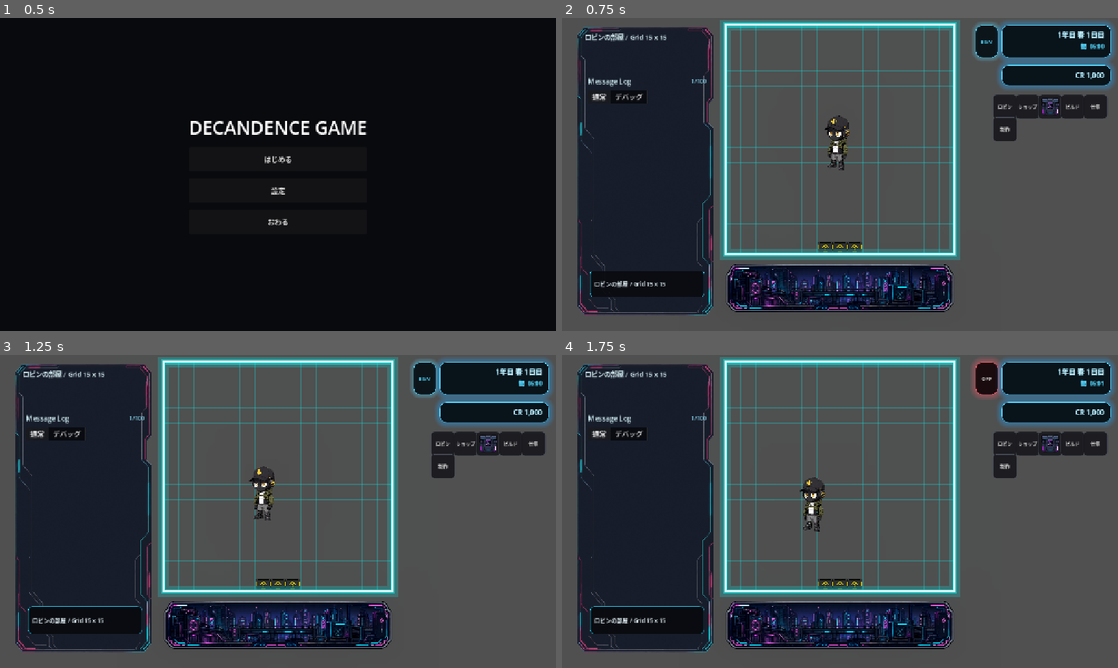
Above: before the commit, frames 1-4 (two rows, left to right).
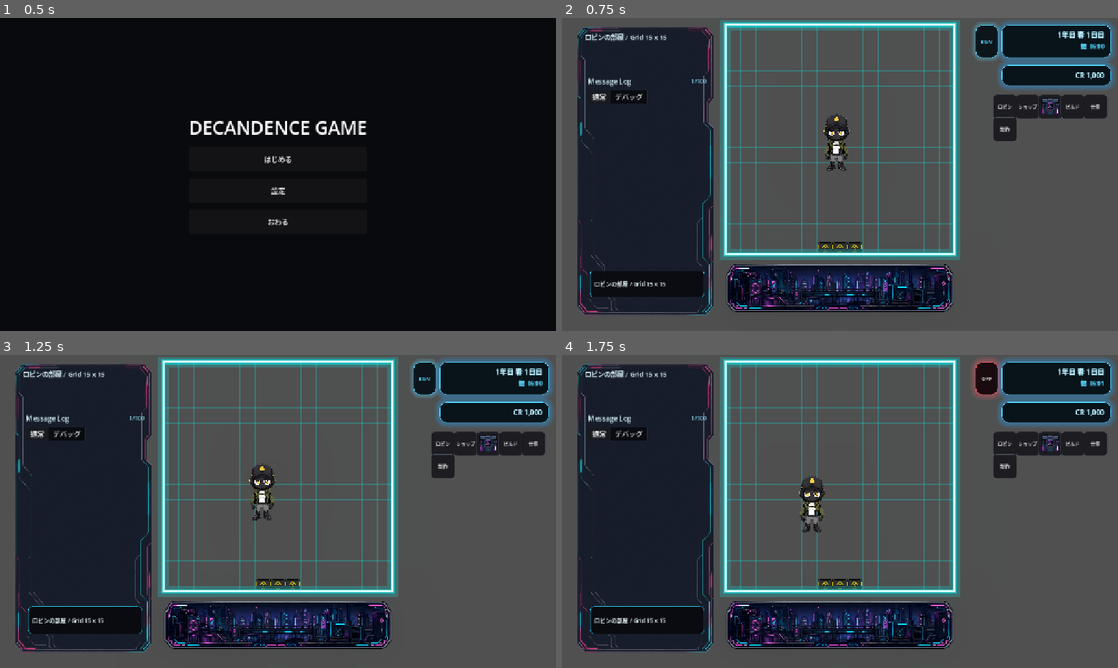
Above: after the commit, the same moments.

Repository: grimoire1089-coder/optimistic
Game: Godot game, scene res://Scenes/Boot/TitleScene.tscn
The game is run twice, just before and just after one commit, with the same random seed, the same clock (stepped at 60 frames per second) and the same inputs. Sound files missing from this copy of the repository are replaced by a short silence.
Inputs:
- Up to frame 1 (0.5 s): no input
- Up to frame 2 (0.75 s): click "はじめる" at 0.5 s
- Up to frame 3 (1.25 s): no input
- Up to frame 4 (1.75 s): click "BGM" at 1.25 s

Frame 1 is identical in both runs. In frame 2, 0.3% of the frame differs, in the area x 47-52%, y 30-49%; in frame 3, 0.4%, in the area x 44-50%, y 34-53%; in frame 4, 0.4%.
Error after the commit: Attempt to call function 'setup' in base 'null instance' on a null instance. (res://Scripts/Characters/Robin/RobinWanderActor.gd:45)

Commit message:
Route craft behavior through Robin actor

Diff:
--- a/Scripts/Characters/Robin/RobinWanderActor.gd
+++ b/Scripts/Characters/Robin/RobinWanderActor.gd
@@ -28,6 +28,7 @@
 @onready var wander_module: RobinRandomWanderModule = $RobinRandomWanderModule
 @onready var sleep_behavior_module: AICharacterSleepBehaviorModule = $AICharacterSleepBehaviorModule
 @onready var hydrate_behavior_module: AICharacterHydrateBehaviorModule = $AICharacterHydrateBehaviorModule
+@onready var craft_behavior_module: AICharacterCraftBehaviorModule = $AICharacterCraftBehaviorModule
 @onready var entrance_travel_behavior_module: AICharacterEntranceTravelBehaviorModule = $AICharacterEntranceTravelBehaviorModule
 @onready var action_progress_bar_module: AICharacterActionProgressBarModule = $AICharacterActionProgressBarModule
 @onready var action_item_display_module: AICharacterActionItemDisplayModule = $AICharacterActionItemDisplayModule
@@ -41,6 +42,7 @@
 	wander_module.setup(self)
 	sleep_behavior_module.setup(self)
 	hydrate_behavior_module.setup(self)
+	craft_behavior_module.setup(self)
 	entrance_travel_behavior_module.setup(self)
 	_connect_entrance_travel_signal()
 	action_progress_bar_module.setup(self)
@@ -70,6 +72,16 @@
 				velocity = Vector2.ZERO
 			walk_animator.update_animation(velocity, facing_direction, delta)
 			return
+	if craft_behavior_module != null:
+		var craft_velocity := craft_behavior_module.get_velocity(delta)
+		if craft_behavior_module.is_active():
+			velocity = craft_velocity
+			facing_direction = craft_behavior_module.get_facing_direction()
+			move_and_slide()
+			if wander_module.clamp_body_to_movement_area():
+				velocity = Vector2.ZERO
+			walk_animator.update_animation(velocity, facing_direction, delta)
+			return
 	if sleep_behavior_module != null:
 		var sleep_velocity := sleep_behavior_module.get_velocity(delta)
 		if sleep_behavior_module.is_active():
@@ -112,6 +124,12 @@
 	entrance_travel_behavior_module.cancel_travel()
 
 
+func request_craft(recipe: CraftRecipeData, quantity: int) -> bool:
+	if craft_behavior_module == null:
+		return false
+	return craft_behavior_module.request_craft(recipe, quantity)
+
+
 func get_movement_area() -> Rect2:
 	return wander_module.get_movement_area()
 
@@ -134,6 +152,10 @@
 
 func get_inventory_module() -> RobinInventoryModule:
 	return inventory_module
+
+
+func get_craft_behavior_module() -> AICharacterCraftBehaviorModule:
+	return craft_behavior_module
 
 
 func is_sleeping() -> bool:
@@ -145,6 +167,8 @@
 func get_current_action_display_text() -> String:
 	if entrance_travel_behavior_module != null and entrance_travel_behavior_module.is_active():
 		return "マップ移動中"
+	if craft_behavior_module != null and craft_behavior_module.is_active():
+		return "制作中"
 	if is_sleeping():
 		return "睡眠中"
 	return String(get_current_need_action_id())
@@ -153,6 +177,8 @@
 func get_current_need_action_id() -> StringName:
 	if entrance_travel_behavior_module != null and entrance_travel_behavior_module.is_active():
 		return &"map_travel"
+	if craft_behavior_module != null and craft_behavior_module.is_active():
+		return &"crafting"
 	if is_sleeping():
 		return &"sleeping"
 	if need_planner == null:
@@ -168,6 +194,8 @@
 
 func _is_busy_for_entrance_travel() -> bool:
 	if entrance_travel_behavior_module != null and entrance_travel_behavior_module.is_active():
+		return true
+	if craft_behavior_module != null and craft_behavior_module.is_active():
 		return true
 	if sleep_behavior_module != null and sleep_behavior_module.is_active():
 		return true
